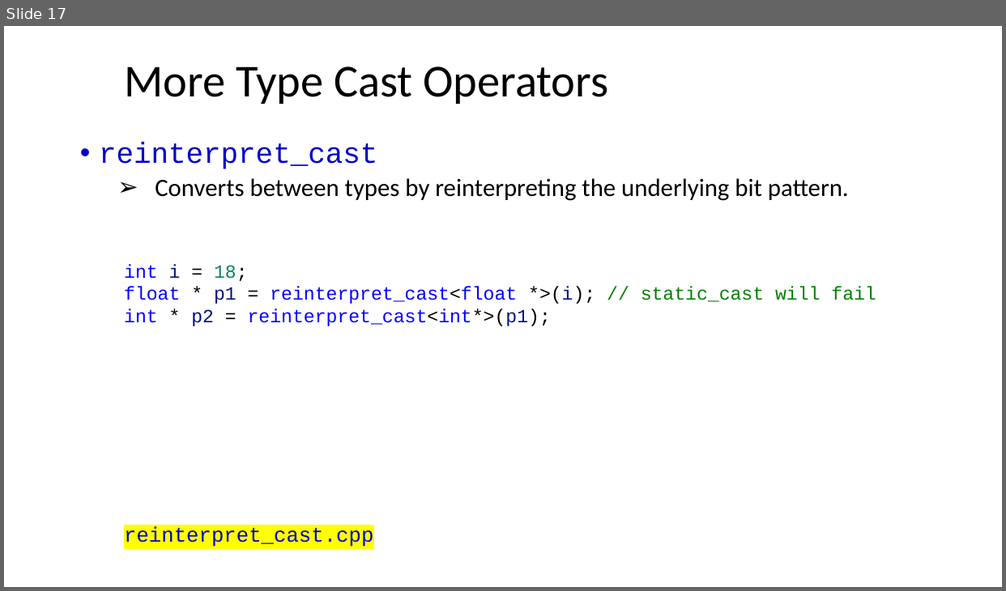
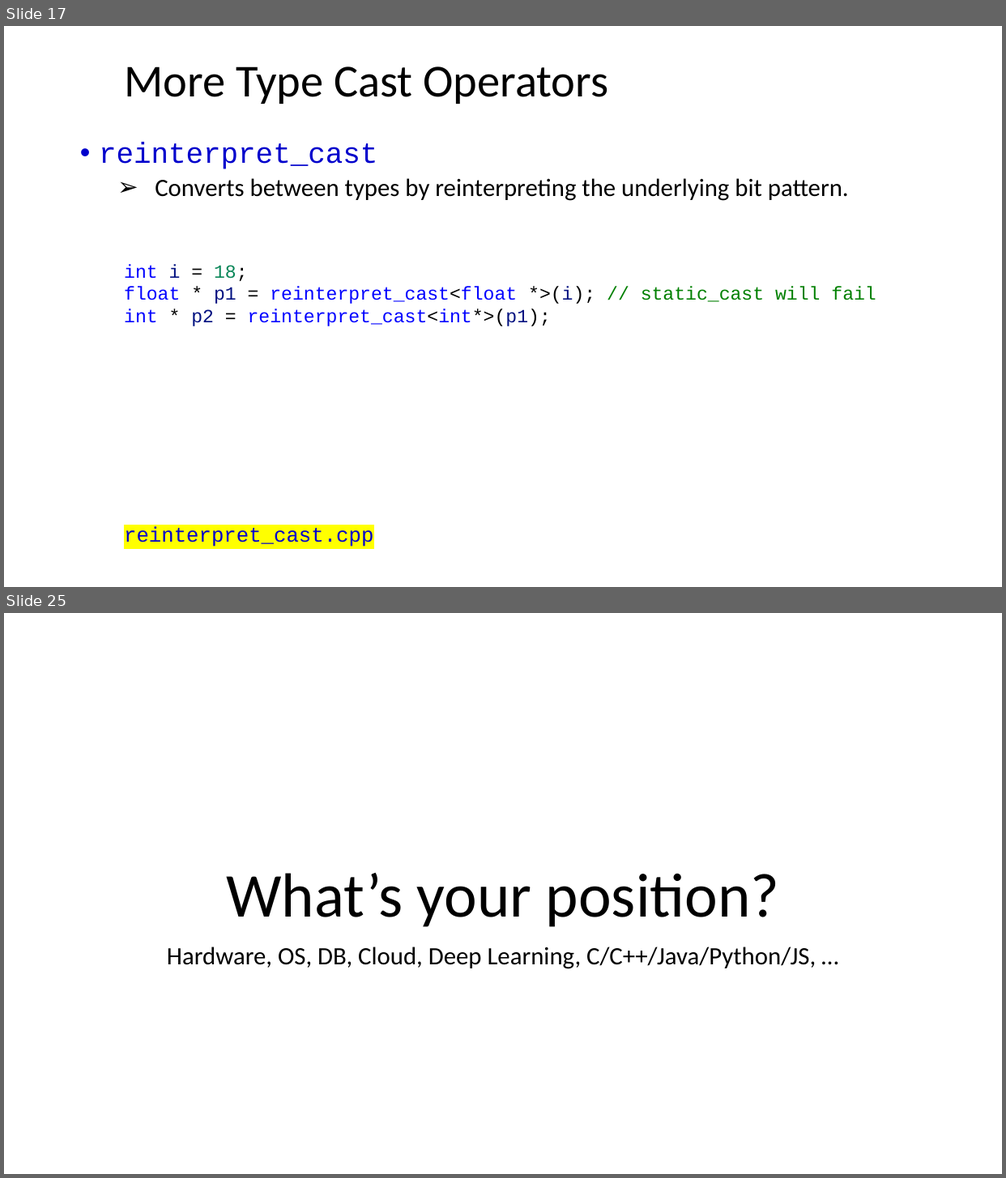
Before and after one commit to ShiqiYu/CPP, a slide deck: week15/Lecture15.pptx. Shown one above the other, each under a label of ours: slide 17 before the commit, slides 17 and 25 after it; the slides between them are not shown. The pictures are 1006x591 and 1006x1178 pixels, drawn with LibreOffice and Linux fonts; fonts in the diff are those of the drawing; background and template pictures are left out. Boxes give left, top, right and bottom in pixels: in the first picture for what was removed or moved away, otherwise in the second. Text is boxed around its words. In the diff, an @@ line names an element or a change of style, - is before the commit and + after.

```diff
--- a/week15/Lecture15.pptx
+++ b/week15/Lecture15.pptx
@@ slide 25 added at (x1=4, y1=613, x2=1002, y2=1174), background #FFFFFF @@
@@ title added at (x1=226, y1=873, x2=779, y2=927), 60 pt, text #000000 @@
+What’s your position?
@@ subtitle added at (x1=167, y1=947, x2=816, y2=969), 24 pt, text #000000 @@
+Hardware, OS, DB, Cloud, Deep Learning, C/C++/Java/Python/JS, …
```
Also in this commit, not shown: 3 slides changed, 7 other slides added, 1 other file.
